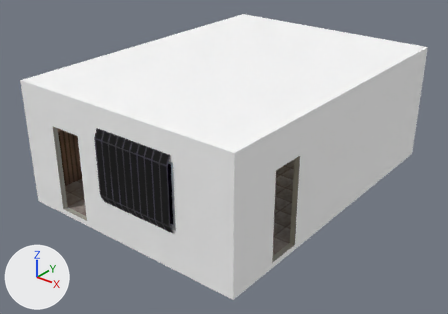
The glTF model assets/MainRoom/Room/MainRoom.glb as it was, and as the next commit left it.
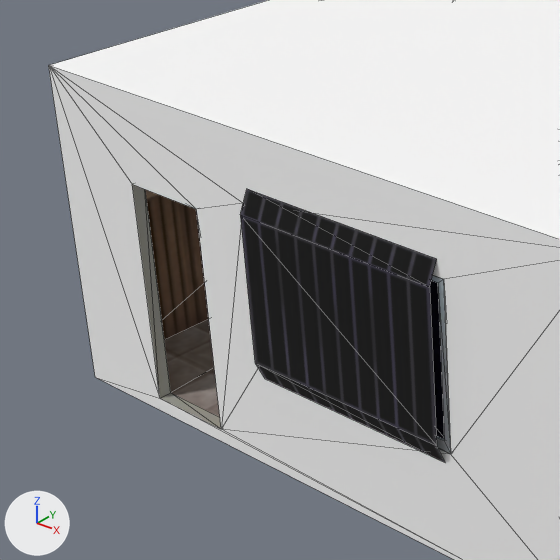
Old and new are each drawn whole from a 50 mm lens placed at (5.46, -14.9, 7.19), pointed at (-2.9, -4.45, 0.71) and again close up on the part from 0% to 49% of the width and 17% to 87% of the height. Lighting does not change. The marker at lower left points along +X, +Y and +Z. The close-ups show mesh edges as thin lines. Where no turn or scale is listed for an object, it has been applied to the vertices.
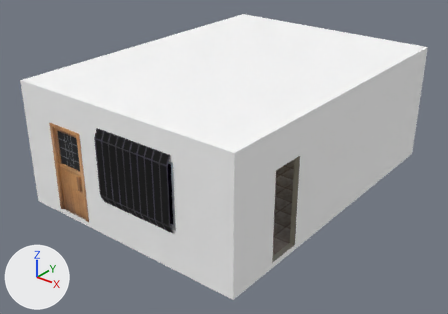
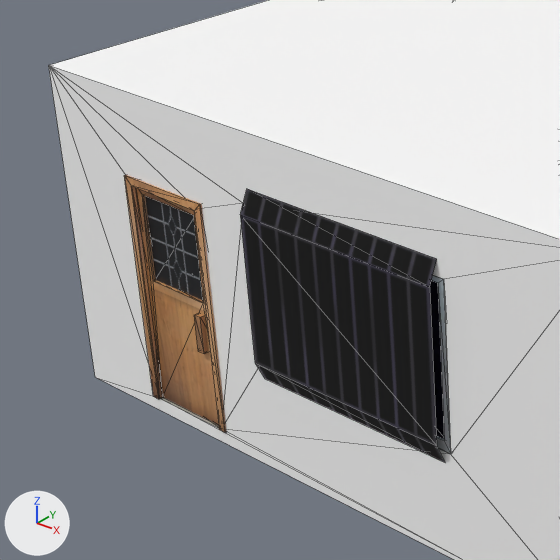
Location of each change, [x1, y1, x2, y2] in pixels of the close-ups (560 x 560 px):
'Cube.002', added
    after: [136, 188, 218, 425]
'Cube', added (brown)
    after: [124, 175, 227, 432]

What changed in the scene script:
```text
Add img_doors:
    img_doors = load_image('Doors', '_unpacked/Doors', 134, 256, 'sRGB')
Add mat_material_002:
    mat_material_002 = principled_material('Material.002')
    mat_material_002.texture = img_doors
Add me_cube_002:
    me_cube_002.from_pydata(...)  # 32 vertices, 48 faces; spans x 0.0..0.79, y -0.07..0.07, z 0.13..2.11
    me_cube_002.materials.append(mat_material_002)  # picture img_doors
Add me_cube:
    me_cube.from_pydata(...)  # 16 vertices, 28 faces; spans x -4.86..-3.92, y -7.82..-7.67, z 0.13..2.19
    me_cube.materials.append(mat_material_002)  # picture img_doors
Add ob_cube_002:
    ob_cube_002 = bpy.data.objects.new('Cube.002', me_cube_002)
    ob_cube_002.location = (-4.78, -7.75, 0.0)
Add ob_cube:
    ob_cube = bpy.data.objects.new('Cube', me_cube)
    ob_cube.location = (0.0, 0.0, 0.0)
```
